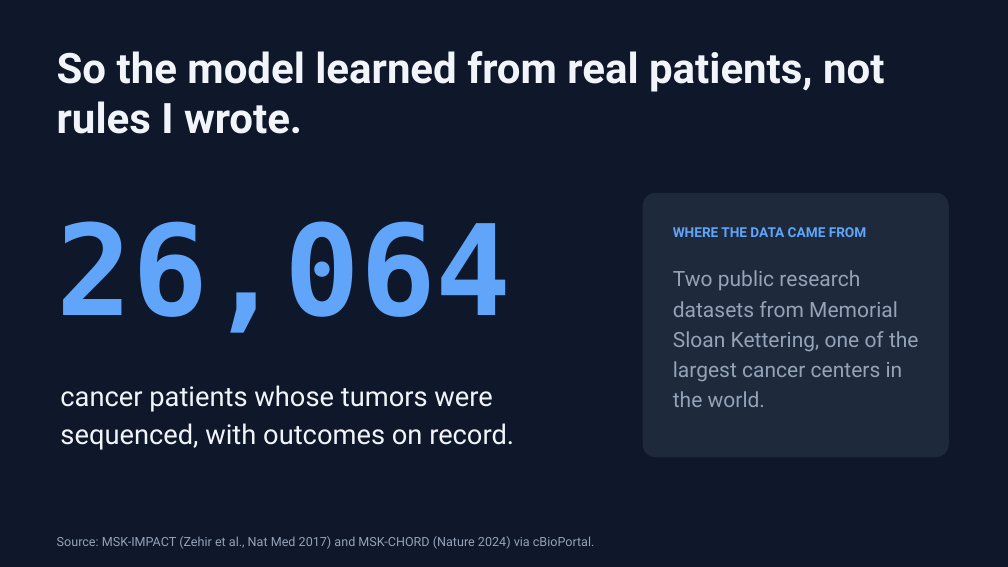
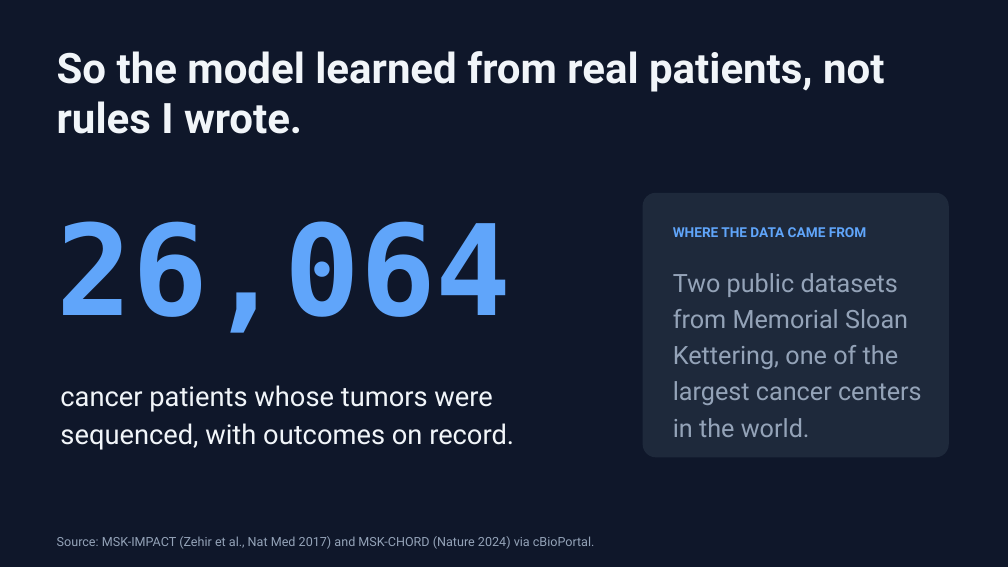
Before and after one commit to dev-abhinavmishra/resistanceai, a slide deck: slide 4 of ResistanceAI_Presentation_v9.pptx. Drawn at 1008x567 pixels with LibreOffice and Linux fonts; fonts in the diff are those of the drawing. Boxes give left, top, right and bottom in pixels: in the first picture for what was removed or moved away, otherwise in the second. Text is boxed around its words. In the diff, an @@ line names an element or a change of style, - is before the commit and + after.

```diff
--- a/ResistanceAI_Presentation_v9.pptx
+++ b/ResistanceAI_Presentation_v9.pptx
@@ text at <box>673,273,922,437</box>: text changed; size 20 to 24 pt @@
-Two public research datasets from Memorial Sloan Kettering, one of the largest cancer centers in the world.
+Two public datasets from Memorial Sloan Kettering, one of the largest cancer centers in the world.
```
Also in this commit, not shown: 6 other slides changed, 1 other file.
